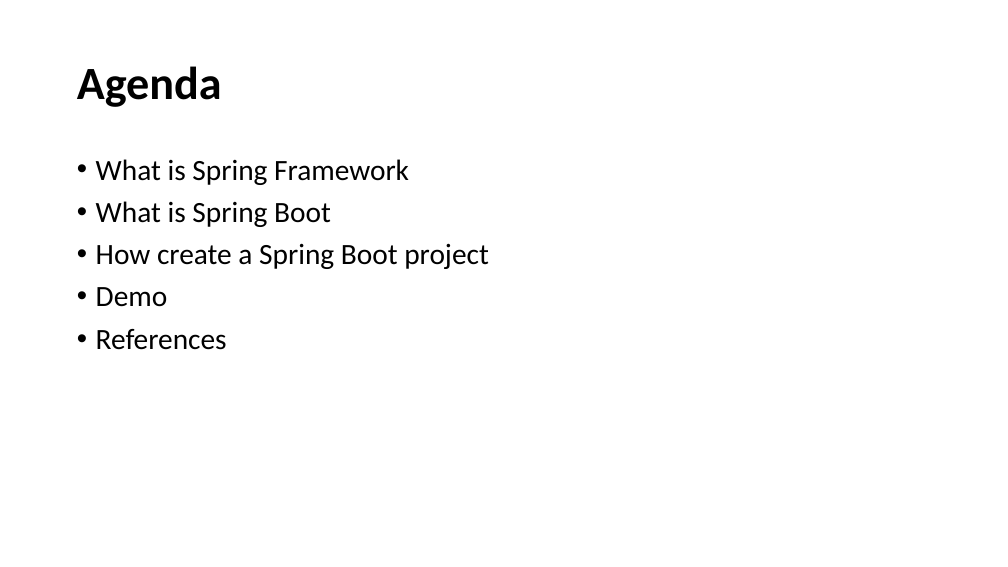
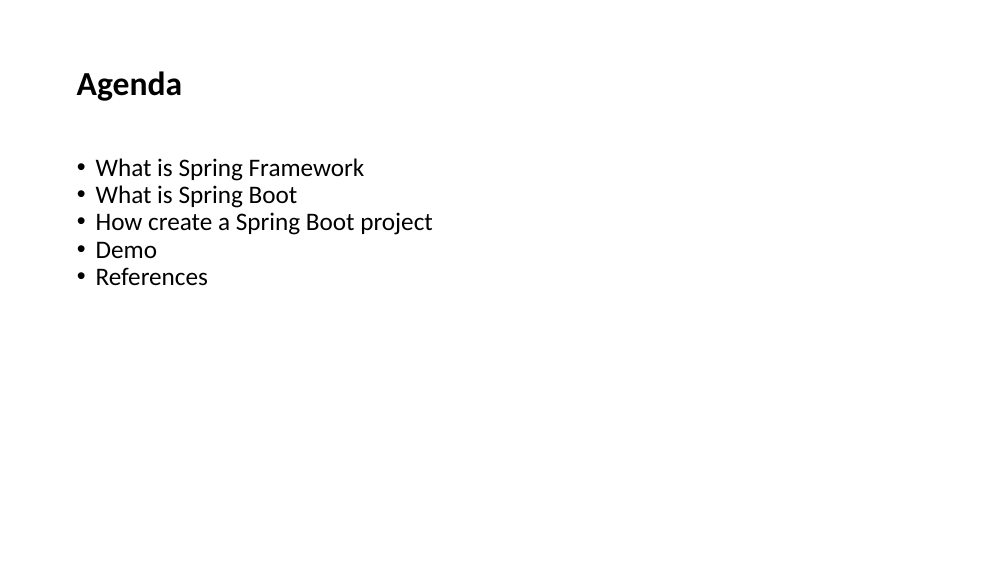
Before and after one commit to marcelovgomes/demo-internal-contacts, a slide deck: slide 2 of presentation_resources/spring-boot-demo-presentation.pptx. Drawn at 1008x567 pixels with LibreOffice and Linux fonts; fonts in the diff are those of the drawing. Boxes give left, top, right and bottom in pixels: in the first picture for what was removed or moved away, otherwise in the second. Text is boxed around its words. In the diff, an @@ line names an element or a change of style, - is before the commit and + after.

```diff
--- a/presentation_resources/spring-boot-demo-presentation.pptx
+++ b/presentation_resources/spring-boot-demo-presentation.pptx
@@ text "Agenda" at [77, 71, 182, 101]: size 44 to 32 pt @@
@@ text "What is Spring Framework" at [96, 158, 433, 286]: size 28 to 24 pt; less space between paragraphs @@
```
Also in this commit, not shown: 6 other slides changed, 3 slides added, 2 other files.
